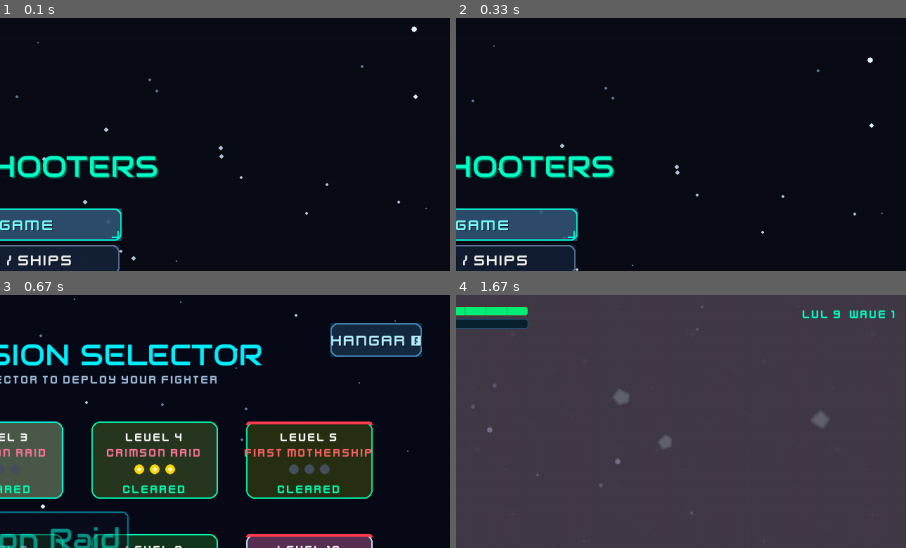
Above: before the commit, frames 1-4 (two rows, left to right).
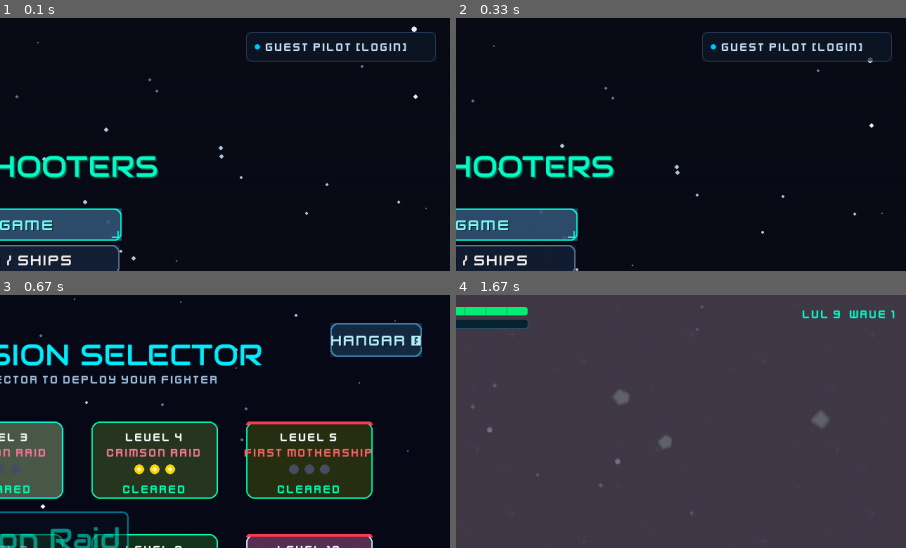
Above: after the commit, the same moments.

Repository: abdulqudoos181005/learning_pygame
Game: pygame game, started from src/game.py
The game is run twice, just before and just after one commit, with the same random seed, the same clock (stepped at 60 frames per second) and the same inputs.
Inputs (mouse positions are % of the whole screen's width and height, from its top left):
- Up to frame 1 (0.1 s): no input
- Up to frame 2 (0.33 s): no input
- Up to frame 3 (0.67 s): press the mouse at (50, 41) at 0.37 s; move the mouse to (54, 33) at 0.47 s; release the mouse at (59, 26) at 0.6 s
- Up to frame 4 (1.67 s): press the mouse at (67, 55) at 0.7 s; move the mouse to (62, 48) at 0.8 s; release the mouse at (57, 42) at 0.93 s; hold Right 1-1.47 s; move the mouse to (61, 59) at 1.03 s; hold Up from 1.55 s (still down); move the mouse to (57, 71) at 1.58 s
The pictures show only the part of the screen within x 50-100%, y 0-50%; the shares and areas given below are measured in that part.

The runs differ from the first frame. In frame 1, 1.1% of the frame differs, in the area x 54-97%, y 5-18%; in frame 2, 1.1%; in frame 3, nothing differs; in frame 4, nothing differs.

Commit message:
13th phase-1

Diff:
--- a/src/game.py
+++ b/src/game.py
@@ -74,7 +74,17 @@
         # Fullscreen state
         self.fullscreen = bool(self.settings.get("fullscreen", False))
         if self.fullscreen:
-            self.screen = pg.display.set_mode((self.width, self.height), pg.FULLSCREEN)
+            try:
+                self.screen = pg.display.set_mode((self.width, self.height), pg.FULLSCREEN)
+            except Exception:
+                self.screen = pg.display.set_mode((self.width, self.height))
+
+        # Sprint 13 / Phase 1: User Session Management
+        self.current_user = {
+            "id": None,
+            "username": "Guest Pilot",
+            "is_guest": True,
+        }
 
         # Initialize starting state (MenuState) using the State Design Pattern.
         self.state = MenuState(self)
@@ -89,6 +99,21 @@
             "missile_capacity": 0,    # bonus starting missiles
             "shield_regen_rate": 0.0, # shield points regenerated per second (passive)
         }
+
+    def set_user(self, user_dict):
+        """Sets the active pilot user session dictionary."""
+        if isinstance(user_dict, dict):
+            self.current_user = user_dict
+        else:
+            self.current_user = {"id": None, "username": "Guest Pilot", "is_guest": True}
+
+    def logout(self):
+        """Resets current user session to Guest Pilot."""
+        self.current_user = {"id": None, "username": "Guest Pilot", "is_guest": True}
+
+    def is_logged_in(self) -> bool:
+        """Returns True if current session belongs to an authenticated non-guest pilot."""
+        return bool(self.current_user and not self.current_user.get("is_guest", True))
 
     def toggle_fullscreen(self):
         """Toggles fullscreen display mode without destroying assets."""
--- a/src/states.py
+++ b/src/states.py
@@ -10,9 +10,8 @@
 from render.camera import Camera
 from render.pipeline import RenderPipeline
 from ui.hud import HUD
-
-
 from ui.tooltip import UITooltipManager
+from ui.login_state import LoginState
 
 
 def _draw_ui_button(screen, rect, label, font, *, hovered=False, pressed=False,
@@ -144,6 +143,10 @@
             ("QUIT GAME", "Safely exit the Space Shooters application to desktop.")
         ]
 
+        # Sprint 13 / Phase 1: Interactive Pilot Profile Banner
+        self.pilot_badge_rect = pg.Rect(self.game.width - 290, 20, 270, 42)
+        self.hovered_pilot_badge = False
+
         # Play menu music bed
         if hasattr(self.game, "audio"):
             self.game.audio.play_music("menu")
@@ -160,6 +163,7 @@
 
         for event in events:
             if event.type == pg.MOUSEMOTION:
+                self.hovered_pilot_badge = self.pilot_badge_rect.collidepoint(event.pos)
                 mouse_hover = None
                 for idx, button in enumerate(self.buttons):
                     if button["rect"].collidepoint(event.pos):
@@ -173,6 +177,11 @@
                             self.game.audio.play_ui_hover()
 
             elif event.type == pg.MOUSEBUTTONDOWN and event.button == 1:
+                if self.pilot_badge_rect.collidepoint(event.pos):
+                    self.game.audio.play_ui_click()
+                    self.game.change_state(LoginState(self.game, return_state=self))
+                    return
+
                 for idx, button in enumerate(self.buttons):
                     if button["rect"].collidepoint(event.pos):
                         self.selected_index = idx
@@ -180,6 +189,12 @@
                         self.click_timer = 0.08
                         self.game.audio.play_ui_click()
                         return
+
+            elif event.type == pg.KEYDOWN:
+                if event.key in (pg.K_p, pg.K_l):
+                    self.game.audio.play_ui_click()
+                    self.game.change_state(LoginState(self.game, return_state=self))
+                    return
 
         # Device-agnostic InputMap navigation (Keyboard / Gamepad)
         if self.game.input.is_pressed("up"):
@@ -228,11 +243,17 @@
                 self._select_option(action_idx)
 
         # Update cursor hover state
-        is_any_hovered = (self.hovered_index is not None)
+        is_any_hovered = (self.hovered_index is not None or self.hovered_pilot_badge)
         self.game.cursor.set_hover_state(is_any_hovered)
 
         # Update tooltips
-        if self.hovered_index is not None and 0 <= self.hovered_index < len(self.tooltips):
+        if self.hovered_pilot_badge:
+            self.game.tooltip.set_tooltip(
+                "PILOT PROFILE",
+                "Click to authenticate, register a callsign, or switch active pilot profile.",
+                (self.pilot_badge_rect.left, self.pilot_badge_rect.bottom + 4)
+            )
+        elif self.hovered_index is not None and 0 <= self.hovered_index < len(self.tooltips):
             title, body = self.tooltips[self.hovered_index]
             rect = self.buttons[self.hovered_index]["rect"]
             self.game.tooltip.set_tooltip(title, body, (rect.right, rect.top))
@@ -268,6 +289,37 @@
                 pulse=self.anim_timer * 8 + idx,
                 danger=is_danger,
             )
+
+        # Sprint 13 / Phase 1: Draw Pilot Profile Header Badge
+        user = getattr(self.game, "current_user", {"username": "Guest Pilot", "is_guest": True})
+        username = user.get("username", "Guest Pilot")
+        is_guest = user.get("is_guest", True)
+
+        badge_surf = pg.Surface((self.pilot_badge_rect.width, self.pilot_badge_rect.height), pg.SRCALPHA)
+        if self.hovered_pilot_badge:
+            badge_fill = (26, 45, 70, 230)
+            badge_border = (0, 255, 220, 255)
+        else:
+            badge_fill = (16, 26, 42, 190)
+            badge_border = (60, 90, 130, 200)
+
+        badge_surf.fill(badge_fill)
+        pg.draw.rect(badge_surf, badge_border, badge_surf.get_rect(), 1, border_radius=8)
+        screen.blit(badge_surf, self.pilot_badge_rect)
+
+        # Status pulse indicator dot
+        dot_pulse = 0.5 + 0.5 * math.sin(self.anim_timer * 5.0)
+        dot_color = (50, 255, 150) if not is_guest else (0, 200, 255)
+        dot_pos = (self.pilot_badge_rect.x + 16, self.pilot_badge_rect.centery)
+        pg.draw.circle(screen, dot_color, dot_pos, 4)
+
+        # Pilot label & action
+        action_tag = "[LOGIN]" if is_guest else "[SWITCH]"
+        label_text = f"{username[:14]} {action_tag}"
+        tag_color = (0, 255, 220) if self.hovered_pilot_badge else (200, 225, 245)
+        txt_surf = self.game.assets.hud_font.render(label_text, True, tag_color)
+        txt_rect = txt_surf.get_rect(midleft=(self.pilot_badge_rect.x + 28, self.pilot_badge_rect.centery))
+        screen.blit(txt_surf, txt_rect)
 
 
 
--- /dev/null
+++ b/tests/test_sprint13_auth_ui.py
@@ -0,0 +1,241 @@
+# pyrefly: ignore [missing-import]
+import os
+import sys
+import unittest
+import pygame as pg
+
+# Ensure 'src' is in python path
+sys.path.insert(0, os.path.join(os.path.dirname(os.path.dirname(os.path.abspath(__file__))), "src"))
+
+from ui.text_input import TextInput
+from ui.login_state import LoginState
+from game import Game
+from states import MenuState
+
+
+class DummyAudio:
+    def __init__(self):
+        self.played = []
+
+    def play_ui(self, sound_type="tick", volume_mult=1.0):
+        self.played.append(sound_type)
+
+    def play_ui_hover(self):
+        self.played.append("hover")
+
+    def play_ui_click(self):
+        self.played.append("click")
+
+    def play_ui_back(self):
+        self.played.append("back")
+
+    def play_ui_toggle(self):
+        self.played.append("toggle")
+
+    def play_music(self, track, loop=True):
+        pass
+
+
+class TestSprint13AuthUI(unittest.TestCase):
+    @classmethod
+    def setUpClass(cls):
+        pg.init()
+        if not pg.display.get_surface():
+            pg.display.set_mode((1280, 720), pg.HIDDEN)
+
+    def setUp(self):
+        self.font = pg.font.SysFont("Trebuchet MS", 20)
+        self.hud_font = pg.font.SysFont("Trebuchet MS", 16)
+        self.audio = DummyAudio()
+
+    def test_text_input_typing_and_limits(self):
+        """Tests insertion, max length, and clear on TextInput."""
+        inp = TextInput(
+            rect=pg.Rect(100, 100, 200, 40),
+            font=self.font,
+            max_length=8,
+            audio=self.audio,
+        )
+        inp.set_focus(True)
+        self.assertTrue(inp.focused)
+
+        # Type "STAR"
+        for ch in "STAR":
+            evt = pg.event.Event(pg.KEYDOWN, {"key": ord(ch.lower()), "unicode": ch, "mod": 0})
+            inp.handle_event(evt)
+
+        self.assertEqual(inp.get_text(), "STAR")
+        self.assertEqual(inp.cursor_pos, 4)
+
+        # Type exceeding max length (max_length=8)
+        for ch in "SHIP12345":
+            evt = pg.event.Event(pg.KEYDOWN, {"key": ord(ch.lower()), "unicode": ch, "mod": 0})
+            inp.handle_event(evt)
+
+        self.assertEqual(inp.get_text(), "STARSHIP")
+        self.assertEqual(len(inp.get_text()), 8)
+
+        # Clear
+        inp.clear()
+        self.assertEqual(inp.get_text(), "")
+        self.assertEqual(inp.cursor_pos, 0)
+
+    def test_text_input_cursor_navigation_and_deletion(self):
+        """Tests cursor movements and backspace/delete operations."""
+        inp = TextInput(
+            rect=pg.Rect(100, 100, 200, 40),
+            font=self.font,
+            initial_text="PILOT",
+            audio=self.audio,
+        )
+        inp.set_focus(True)
+        self.assertEqual(inp.cursor_pos, 5)
+
+        # Left arrow twice -> cursor at index 3 ("PIL|OT")
+        left_evt = pg.event.Event(pg.KEYDOWN, {"key": pg.K_LEFT, "unicode": "", "mod": 0})
+        inp.handle_event(left_evt)
+        inp.handle_event(left_evt)
+        self.assertEqual(inp.cursor_pos, 3)
+
+        # Backspace -> deletes 'L' -> "PIOT", cursor at 2
+        bk_evt = pg.event.Event(pg.KEYDOWN, {"key": pg.K_BACKSPACE, "unicode": "", "mod": 0})
+        inp.handle_event(bk_evt)
+        self.assertEqual(inp.get_text(), "PIOT")
+        self.assertEqual(inp.cursor_pos, 2)
+
+        # Delete -> deletes 'O' -> "PIT", cursor at 2
+        del_evt = pg.event.Event(pg.KEYDOWN, {"key": pg.K_DELETE, "unicode": "", "mod": 0})
+        inp.handle_event(del_evt)
+        self.assertEqual(inp.get_text(), "PIT")
+        self.assertEqual(inp.cursor_pos, 2)
+
+        # Home key -> cursor at 0
+        home_evt = pg.event.Event(pg.KEYDOWN, {"key": pg.K_HOME, "unicode": "", "mod": 0})
+        inp.handle_event(home_evt)
+        self.assertEqual(inp.cursor_pos, 0)
+
+        # End key -> cursor at 3
+        end_evt = pg.event.Event(pg.KEYDOWN, {"key": pg.K_END, "unicode": "", "mod": 0})
+        inp.handle_event(end_evt)
+        self.assertEqual(inp.cursor_pos, 3)
+
+    def test_text_input_password_masking_and_toggle(self):
+        """Tests password masking and show/hide toggle."""
+        inp = TextInput(
+            rect=pg.Rect(100, 100, 300, 40),
+            font=self.font,
+            is_password=True,
+            initial_text="SecretPass123",
+            audio=self.audio,
+        )
+        self.assertEqual(inp._get_display_text(), "•••••••••••••")
+
+        # Toggle password via toggle rect click
+        toggle_click = pg.event.Event(
+            pg.MOUSEBUTTONDOWN,
+            {"button": 1, "pos": (inp.toggle_rect.centerx, inp.toggle_rect.centery)},
+        )
+        inp.handle_event(toggle_click)
+        self.assertTrue(inp.show_password)
+        self.assertEqual(inp._get_display_text(), "SecretPass123")
+
+        # Toggle back
+        inp.handle_event(toggle_click)
+        self.assertFalse(inp.show_password)
+        self.assertEqual(inp._get_display_text(), "•••••••••••••")
+
+    def test_login_state_validation_and_tabs(self):
+        """Tests tab switching and client-side validation logic in LoginState."""
+        game = Game()
+        login_state = LoginState(game)
+
+        # 1. Check default state is 'login' tab
+        self.assertEqual(login_state.active_tab, "login")
+
+        # 2. Submit empty login -> error banner
+        login_state._submit_login()
+        self.assertEqual(login_state.status_type, "error")
+        self.assertIn("CALLSIGN", login_state.status_message)
+
+        # 3. Switch to Register tab
+        tab_reg_click = pg.event.Event(
+            pg.MOUSEBUTTONDOWN,
+            {"button": 1, "pos": (login_state.tab_register_rect.centerx, login_state.tab_register_rect.centery)},
+        )
+        login_state.handle_events([tab_reg_click])
+        self.assertEqual(login_state.active_tab, "register")
+
+        # 4. Short username validation (< 3 chars)
+        login_state.reg_user_input.set_text("ab")
+        login_state.reg_pass_input.set_text("12345")
+        login_state.reg_confirm_input.set_text("12345")
+        login_state._submit_register()
+        self.assertEqual(login_state.status_type, "error")
+        self.assertIn("3 CHARACTERS", login_state.status_message)
+
+        # 5. Password mismatch validation
+        login_state.reg_user_input.set_text("Viper")
+        login_state.reg_pass_input.set_text("pass1234")
+        login_state.reg_confirm_input.set_text("different")
+        login_state._submit_register()
+        self.assertEqual(login_state.status_type, "error")
+        self.assertIn("NOT MATCH", login_state.status_message)
+
+        # 6. Valid registration
+        login_state.reg_confirm_input.set_text("pass1234")
+        login_state._submit_register()
+        self.assertEqual(login_state.status_type, "success")
+        self.assertIsNotNone(login_state.pending_user)
+        self.assertEqual(login_state.pending_user["username"], "Viper")
+        self.assertFalse(login_state.pending_user["is_guest"])
+
+    def test_guest_session_and_game_user_management(self):
+        """Tests guest login flow and Game user coordinator methods."""
+        game = Game()
+        self.assertTrue(game.current_user["is_guest"])
+        self.assertFalse(game.is_logged_in())
+
+        # Set user
+        game.set_user({"id": 42, "username": "StarCommander", "is_guest": False})
+        self.assertEqual(game.current_user["username"], "StarCommander")
+        self.assertTrue(game.is_logged_in())
+
+        # Logout
+        game.logout()
+        self.assertEqual(game.current_user["username"], "Guest Pilot")
+        self.assertTrue(game.current_user["is_guest"])
+        self.assertFalse(game.is_logged_in())
+
+    def test_menu_state_pilot_badge_and_rendering(self):
+        """Tests MenuState pilot badge hover, click, and render."""
+        game = Game()
+        menu = MenuState(game)
+        screen = pg.Surface((1280, 720))
+
+        # Update and draw menu
+        menu.update(0.016)
+        menu.draw(screen)
+
+        # Hover pilot badge
+        hover_evt = pg.event.Event(
+            pg.MOUSEMOTION,
+            {"pos": (menu.pilot_badge_rect.centerx, menu.pilot_badge_rect.centery)},
+        )
+        menu.handle_events([hover_evt])
+        self.assertTrue(menu.hovered_pilot_badge)
+
+        menu.update(0.016)
+        self.assertTrue(game.tooltip.active)
+        self.assertEqual(game.tooltip.title, "PILOT PROFILE")
+
+        # Click pilot badge switches to LoginState
+        click_evt = pg.event.Event(
+            pg.MOUSEBUTTONDOWN,
+            {"button": 1, "pos": (menu.pilot_badge_rect.centerx, menu.pilot_badge_rect.centery)},
+        )
+        menu.handle_events([click_evt])
+        self.assertIsInstance(game.state, LoginState)
+
+
+if __name__ == "__main__":
+    unittest.main()
Not shown, changed: implementation_plan.md
